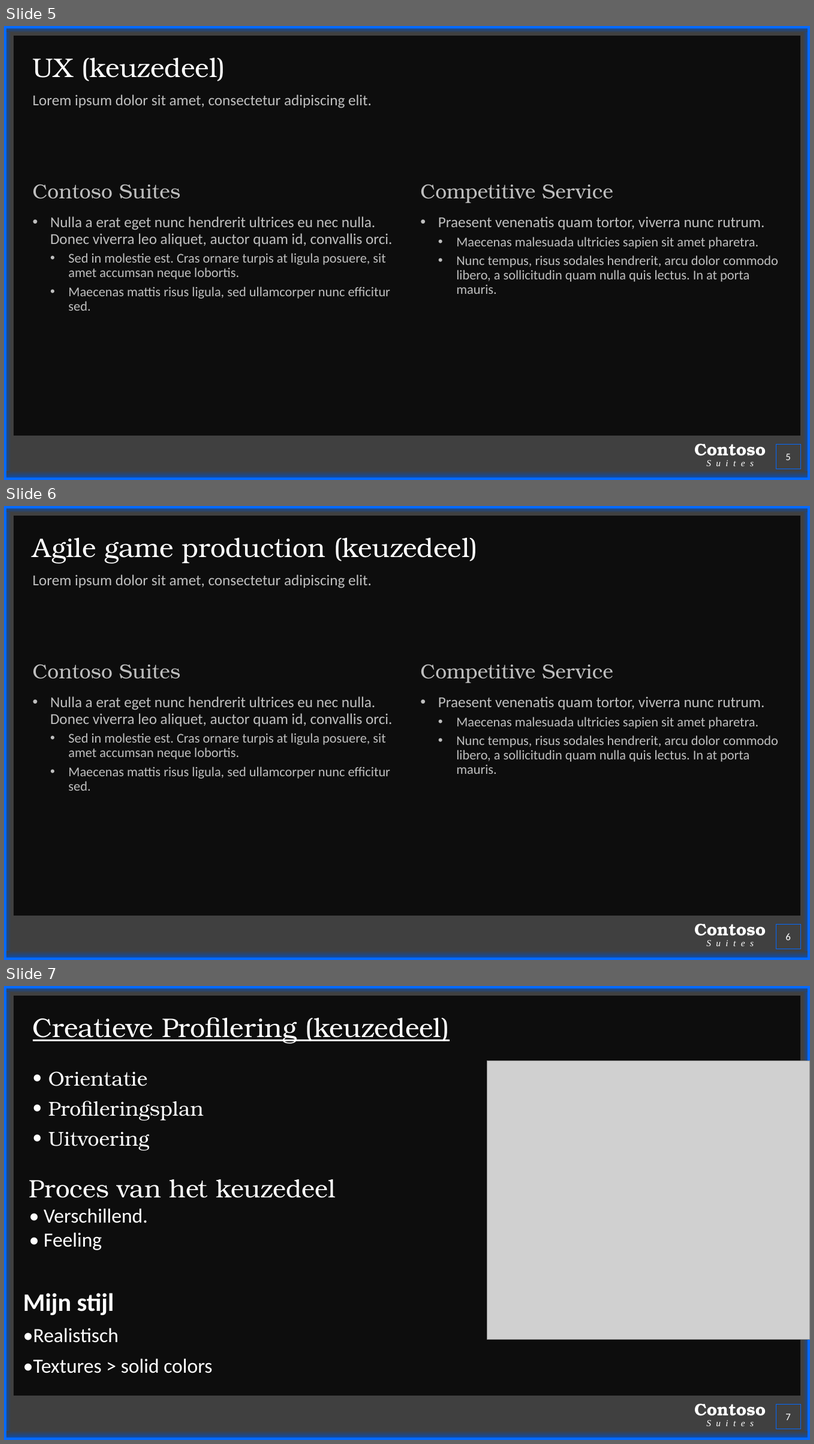
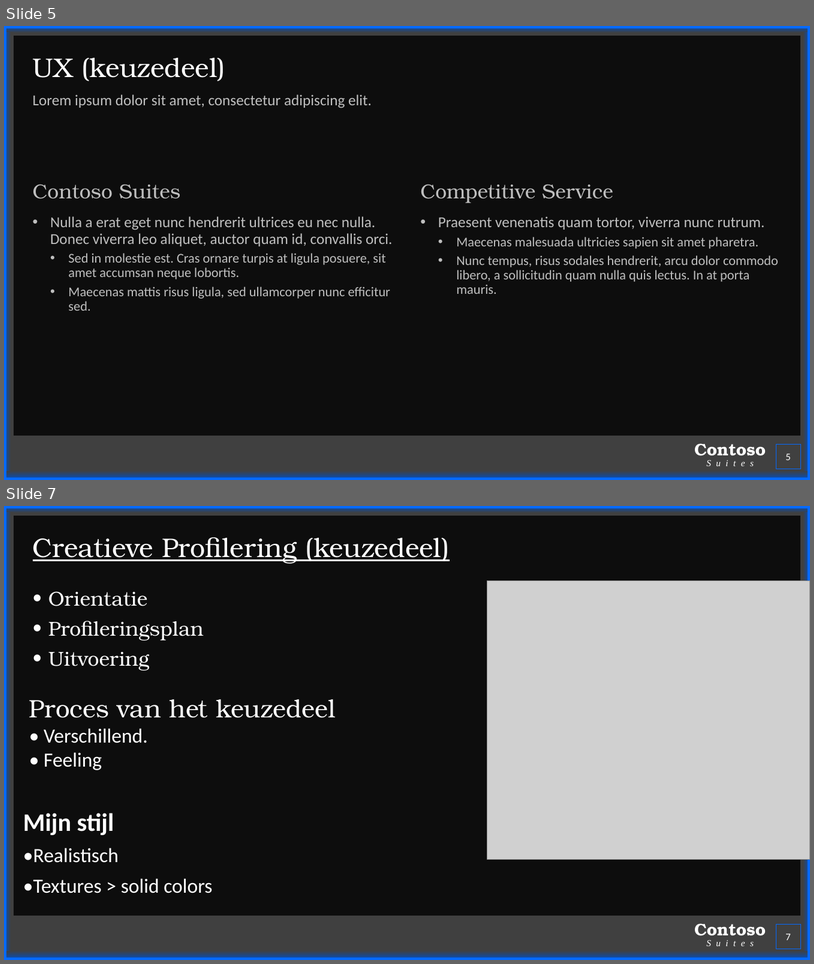
Before and after one commit to JermovGroos/Periode-1-Y2, a slide deck: presentatie periode 5 Jermo casper stefan.pptx. Shown one above the other, each under a label of ours: slides 5, 6 and 7 before the commit, slides 5 and 7 after it; the slides between them are not shown. The pictures are 814x1444 and 814x964 pixels, drawn with LibreOffice and Linux fonts; fonts in the diff are those of the drawing; grey boxes stand for pictures; background and template pictures are left out. Boxes give left, top, right and bottom in pixels: in the first picture for what was removed or moved away, otherwise in the second. Text is boxed around its words. In the diff, an @@ line names an element or a change of style, - is before the commit and + after.

```diff
--- a/presentatie periode 5 Jermo casper stefan.pptx
+++ b/presentatie periode 5 Jermo casper stefan.pptx
@@ slide 6 removed at (x1=4, y1=506, x2=810, y2=960), background picture (left out); not listed: 6 template elements that a slide beside it also shows @@
@@ title removed at (x1=33, y1=538, x2=478, y2=564) @@
-Agile game production (keuzedeel)
@@ text removed at (x1=33, y1=574, x2=372, y2=588) @@
-Lorem ipsum dolor sit amet, consectetur adipiscing elit.
@@ text removed at (x1=33, y1=664, x2=181, y2=679) @@
-Contoso Suites
@@ text removed at (x1=420, y1=664, x2=614, y2=683) @@
-Competitive Service
@@ text removed at (x1=50, y1=696, x2=392, y2=790) @@
-• Nulla a erat eget nunc hendrerit ultrices eu nec nulla. Donec viverra leo aliquet, auctor quam id, convallis orci.
-  • Sed in molestie est. Cras ornare turpis at ligula posuere, sit amet accumsan neque lobortis.
-  • Maecenas mattis risus ligula, sed ullamcorper nunc efficitur sed.
@@ text removed at (x1=438, y1=696, x2=779, y2=774) @@
-• Praesent venenatis quam tortor, viverra nunc rutrum.
-  • Maecenas malesuada ultricies sapien sit amet pharetra.
-  • Nunc tempus, risus sodales hendrerit, arcu dolor commodo libero, a sollicitudin quam nulla quis lectus. In at porta mauris.
@@ page number removed at (x1=777, y1=924, x2=801, y2=948) @@
-6
```
Also in this commit, not shown: 1 slide changed, 1 slide added.
